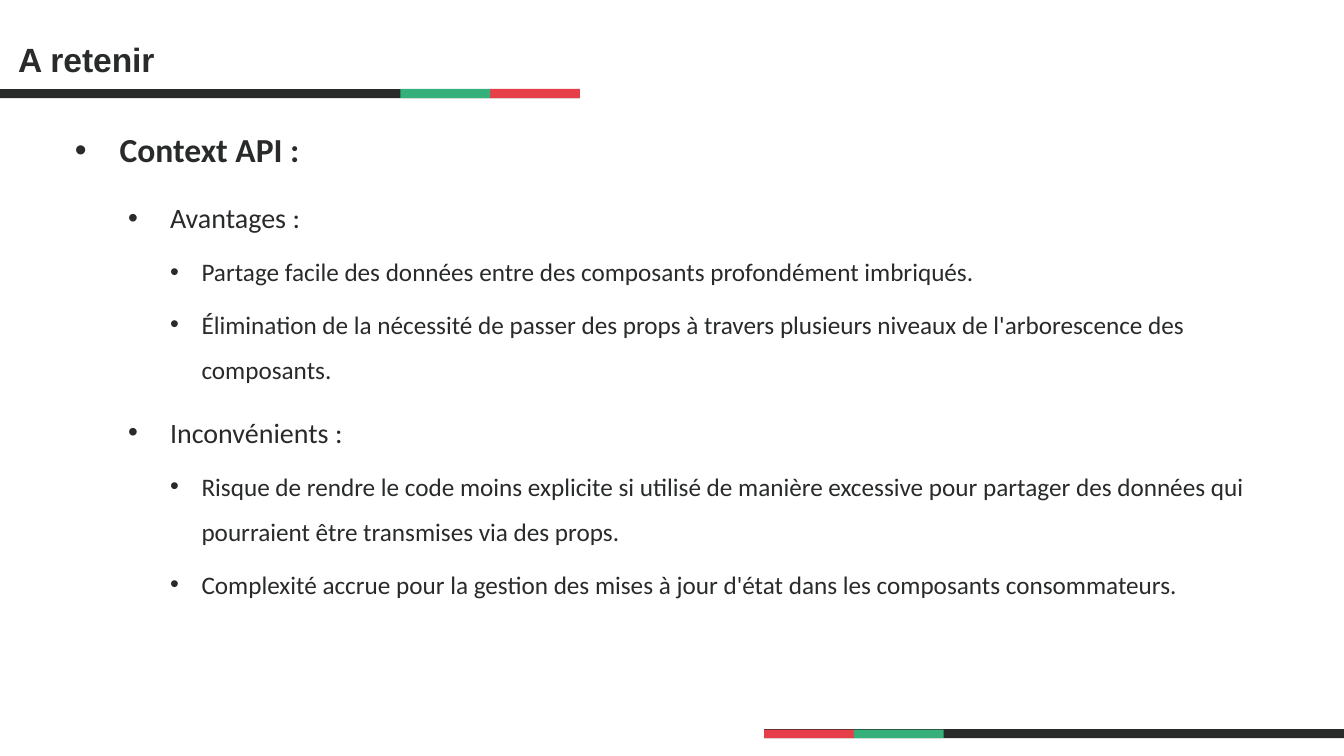
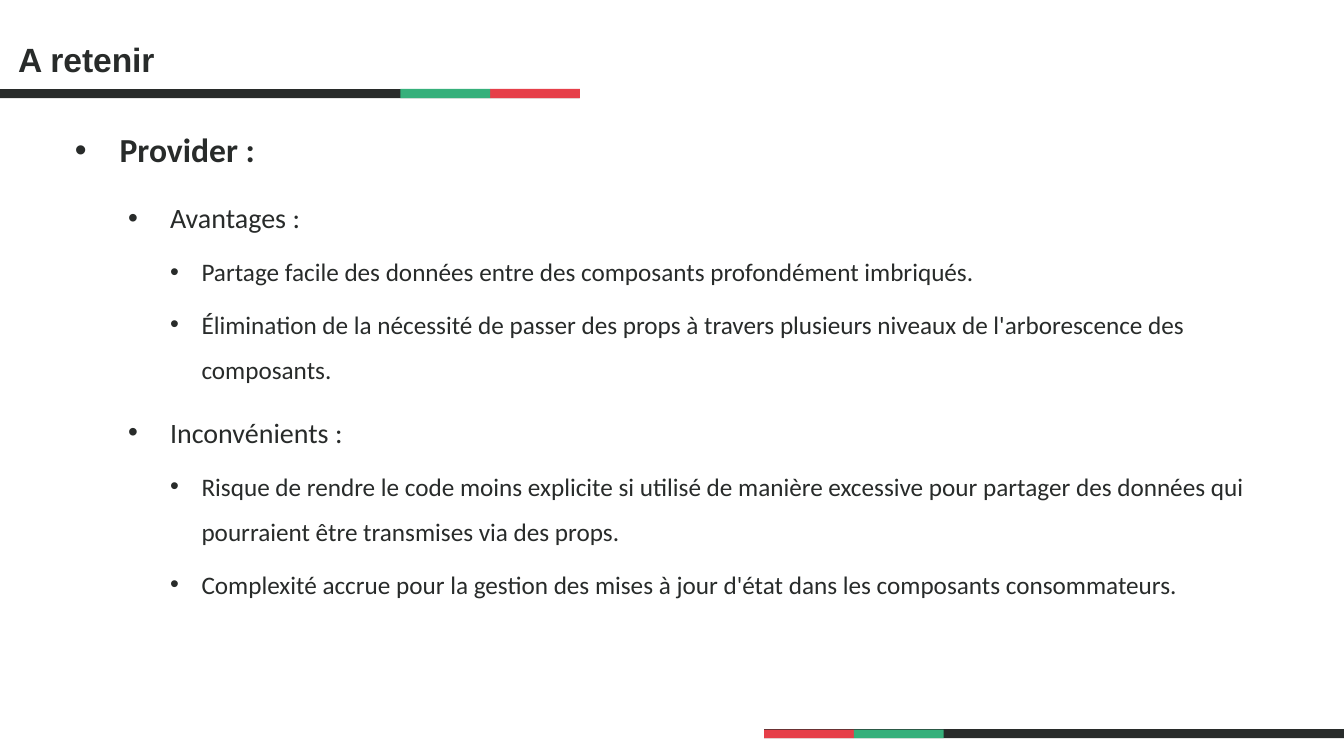
Before and after one commit to fabriceLatriCarbon/ReactDesignPatternsEvol, a slide deck: slide 33 of 00.presentation/assets/Présentation1.pptx. Drawn at 1344x756 pixels with LibreOffice and Linux fonts; fonts in the diff are those of the drawing; background and template pictures are left out. Boxes give left, top, right and bottom in pixels: in the first picture for what was removed or moved away, otherwise in the second. Text is boxed around its words. In the diff, an @@ line names an element or a change of style, - is before the commit and + after.

```diff
--- a/00.presentation/assets/Présentation1.pptx
+++ b/00.presentation/assets/Présentation1.pptx
@@ text at (x1=120, y1=138, x2=238, y2=163): text changed @@
-• Context API :
+• Provider :
```
Also in this commit, not shown: 8 other slides changed, 1 slide removed, 16 other files.
